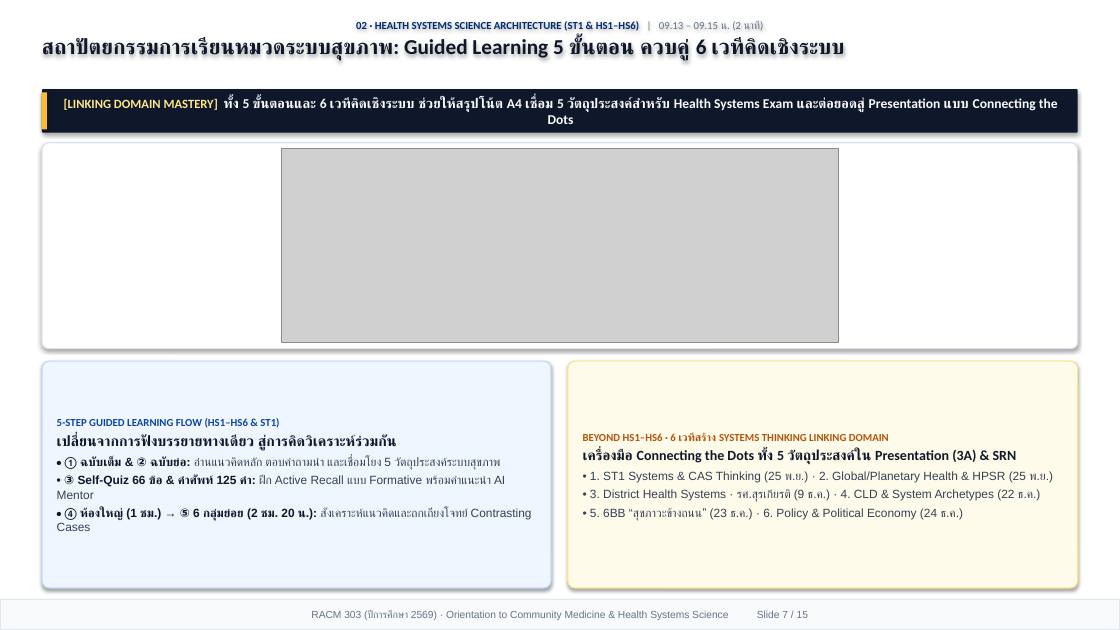
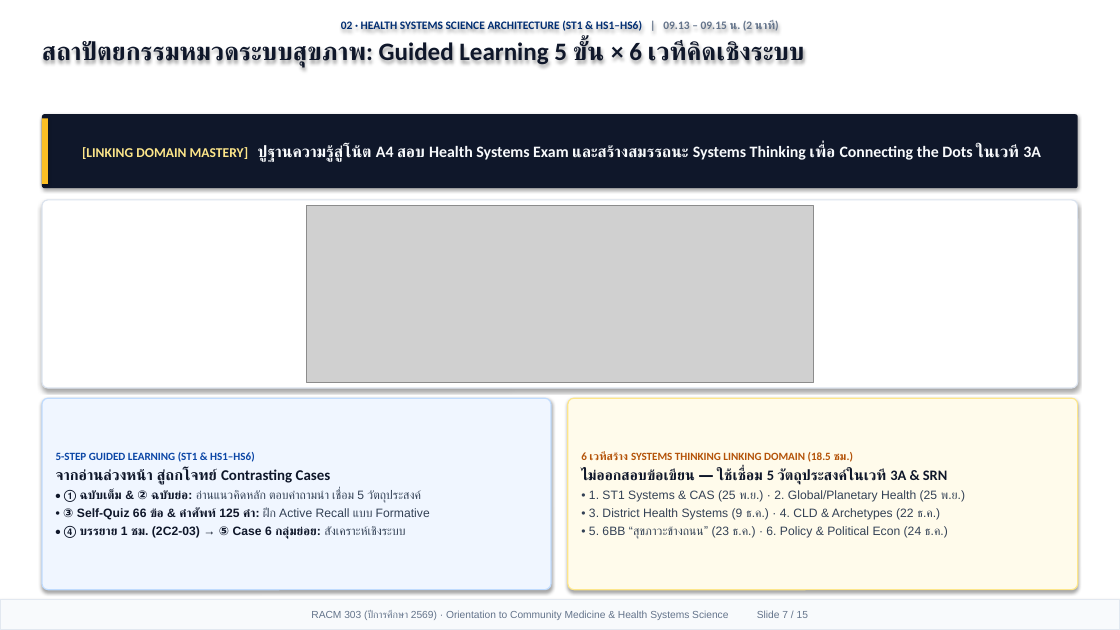
Before and after one commit to smartwoo/racm303-2569, a slide deck: slide 7 of exports/pptx/RACM303_2569_Orientation_Slides.pptx. Drawn at 1120x630 pixels with LibreOffice and Linux fonts; fonts in the diff are those of the drawing; grey boxes stand for pictures. Boxes give left, top, right and bottom in pixels: in the first picture for what was removed or moved away, otherwise in the second. Text is boxed around its words. In the diff, an @@ line names an element or a change of style, - is before the commit and + after.

Commit message:
feat(orientation): Apple Keynote 1/3 header + 2/3 Bento deck, HD original HSS figures with citations, and 6-form-factor responsive design

```diff
--- a/exports/pptx/RACM303_2569_Orientation_Slides.pptx
+++ b/exports/pptx/RACM303_2569_Orientation_Slides.pptx
@@ text at [341,20,779,31]: size 9.2 to 9.8 pt in "02 · HEALTH SYSTEMS SCIENCE ARCHITECTURE (ST1 ..."; bold on in "| 09.13 – 09.15 น. (2 นาที)"; more space between paragraphs @@
@@ text at [42,41,805,67]: text changed; size 18.2 to 21.5 pt @@
-สถาปัตยกรรมการเรียนหมวดระบบสุขภาพ: Guided Learning 5 ขั้นตอน ควบคู่ 6 เวทีคิดเชิงระบบ
+สถาปัตยกรรมหมวดระบบสุขภาพ: Guided Learning 5 ขั้น × 6 เวทีคิดเชิงระบบ
@@ rectangle: place and size @@
-rectangle at [42,92,47,129]
+rectangle at [42,118,48,184]
@@ rounded rectangle "[LINKING DOMAIN MASTERY] ปูฐานความรู้สู่โน้ต A4 ...": place and size @@
-rounded rectangle "[LINKING DOMAIN MASTERY] ปูฐานความรู้สู่โน้ต A4 ..." at [42,89,1078,133]
+rounded rectangle "[LINKING DOMAIN MASTERY] ปูฐานความรู้สู่โน้ต A4 ..." at [42,114,1078,188]
@@ text in rounded rectangle at [82,144,1041,162]: text changed; size 11.6 to 13.6 pt @@
-[LINKING DOMAIN MASTERY] ทั้ง 5 ขั้นตอนและ 6 เวทีคิดเชิงระบบ ช่วยให้สรุปโน้ต A4 เชื่อม 5 วัตถุประสงค์สำหรับ Health Systems Exam และต่อยอดสู่ Presentation แบบ Connecting the Dots
+[LINKING DOMAIN MASTERY] ปูฐานความรู้สู่โน้ต A4 สอบ Health Systems Exam และสร้างสมรรถนะ Systems Thinking เพื่อ Connecting the Dots ในเวที 3A
@@ rounded rectangle: place and size @@
-rounded rectangle at [42,143,1078,349]
+rounded rectangle at [42,200,1078,388]
@@ picture: place and size @@
-picture at [281,149,839,343]
+picture at [307,206,813,382]
@@ rounded rectangle "5-STEP GUIDED LEARNING (ST1 & ...": place and size @@
-rounded rectangle "5-STEP GUIDED LEARNING (ST1 & ..." at [42,361,551,588]
+rounded rectangle "5-STEP GUIDED LEARNING (ST1 & ..." at [42,398,551,590]
@@ rounded rectangle "6 เวทีสร้าง SYSTEMS THINKING LINKING ...": place and size @@
-rounded rectangle "6 เวทีสร้าง SYSTEMS THINKING LINKING ..." at [568,361,1078,588]
+rounded rectangle "6 เวทีสร้าง SYSTEMS THINKING LINKING ..." at [568,398,1078,590]
@@ text in rounded rectangle at [56,452,430,539]: text changed; size 10.2 to 10.4 pt; text colour #334155 to #0F172A @@
-5-STEP GUIDED LEARNING FLOW (HS1–HS6 & ST1)
-เปลี่ยนจากการฟังบรรยายทางเดียว สู่การคิดวิเคราะห์ร่วมกัน
-• ① ฉบับเต็ม & ② ฉบับย่อ: อ่านแนวคิดหลัก ตอบคำถามนำ และเชื่อมโยง 5 วัตถุประสงค์ระบบสุขภาพ
-• ③ Self-Quiz 66 ข้อ & คำศัพท์ 125 คำ: ฝึก Active Recall แบบ Formative พร้อมคำแนะนำ AI Mentor
-• ④ ห้องใหญ่ (1 ชม.) → ⑤ 6 กลุ่มย่อย (2 ชม. 20 น.): สังเคราะห์แนวคิดและถกเถียงโจทย์ Contrasting Cases
+5-STEP GUIDED LEARNING (ST1 & HS1–HS6)
+จากอ่านล่วงหน้า สู่ถกโจทย์ Contrasting Cases
+• ① ฉบับเต็ม & ② ฉบับย่อ: อ่านแนวคิดหลัก ตอบคำถามนำ เชื่อม 5 วัตถุประสงค์
+• ③ Self-Quiz 66 ข้อ & คำศัพท์ 125 คำ: ฝึก Active Recall แบบ Formative
+• ④ บรรยาย 1 ชม. (2C2-03) → ⑤ Case 6 กลุ่มย่อย: สังเคราะห์เชิงระบบ
@@ text in rounded rectangle at [581,452,965,539]: text changed; size 10.2 to 10.4 pt @@
-BEYOND HS1–HS6 · 6 เวทีสร้าง SYSTEMS THINKING LINKING DOMAIN
-เครื่องมือ Connecting the Dots ทั้ง 5 วัตถุประสงค์ใน Presentation (3A) & SRN
-• 1. ST1 Systems & CAS Thinking (25 พ.ย.) · 2. Global/Planetary Health & HPSR (25 พ.ย.)
-• 3. District Health Systems · รศ.สุรเกียรติ (9 ธ.ค.) · 4. CLD & System Archetypes (22 ธ.ค.)
-• 5. 6BB “สุขภาวะข้างถนน” (23 ธ.ค.) · 6. Policy & Political Economy (24 ธ.ค.)
+6 เวทีสร้าง SYSTEMS THINKING LINKING DOMAIN (18.5 ชม.)
+ไม่ออกสอบข้อเขียน — ใช้เชื่อม 5 วัตถุประสงค์ในเวที 3A & SRN
+• 1. ST1 Systems & CAS (25 พ.ย.) · 2. Global/Planetary Health (25 พ.ย.)
+• 3. District Health Systems (9 ธ.ค.) · 4. CLD & Archetypes (22 ธ.ค.)
+• 5. 6BB “สุขภาวะข้างถนน” (23 ธ.ค.) · 6. Policy & Political Econ (24 ธ.ค.)
```
Also in this commit, not shown: 13 other slides changed, 1 slide added, 1 slide removed, 6 other files.
